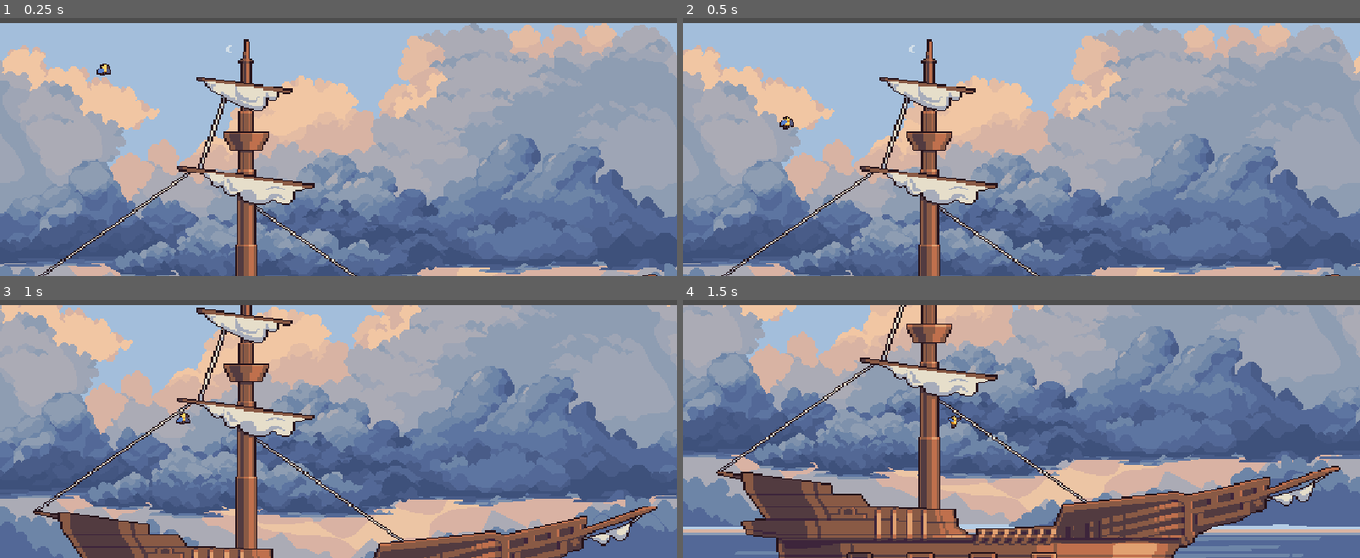
Above: before the commit, frames 1-4 (two rows, left to right).
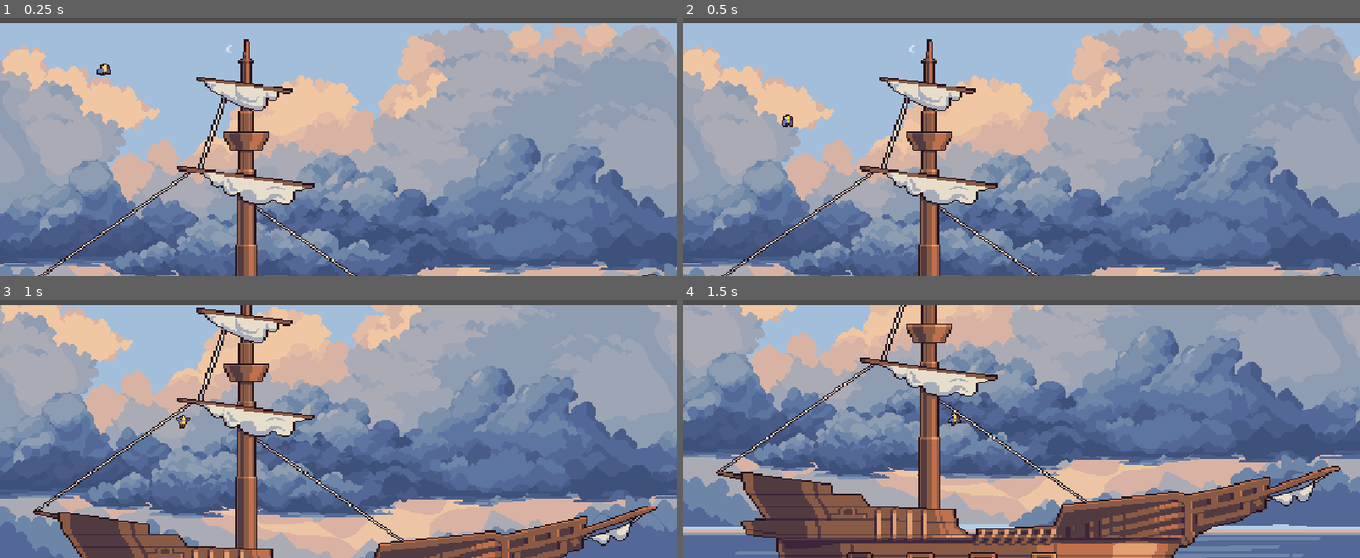
Above: after the commit, the same moments.

Repository: linkinmjs/Parrote
Game: Godot game, scene res://scenes/main.tscn
Same seed, same stepped clock (60 frames per second), same inputs: the game is played once before the commit and once after it.
Inputs:
- Up to frame 1 (0.25 s): no input
- Up to frame 2 (0.5 s): no input
- Up to frame 3 (1 s): hold D (right) from 0.53 s (still down); tap E (action) at 0.6 s; tap Space (jump) at 0.77 s
- Up to frame 4 (1.5 s): keep holding D (right); tap E (action) at 1.35 s

Frame 1 is identical in both runs. In frame 2, less than 0.1% of the frame differs, in the area x 14-17%, y 37-44%; in frame 3, less than 0.1%, in the area x 26-29%, y 43-50%; in frame 4, less than 0.1%.

Commit message:
Modify animations

Diff:
--- a/scenes/parrot.tscn
+++ b/scenes/parrot.tscn
@@ -116,9 +116,9 @@
 "duration": 1.0,
 "texture": SubResource("AtlasTexture_5huwt")
 }],
-"loop": true,
+"loop": false,
 "name": &"special",
-"speed": 5.0
+"speed": 8.0
 }]
 
 [sub_resource type="RectangleShape2D" id="RectangleShape2D_vda7l"]
@@ -132,8 +132,9 @@
 position = Vector2(0, -48)
 scale = Vector2(2, 2)
 sprite_frames = SubResource("SpriteFrames_5sgfo")
-animation = &"flying"
-frame_progress = 0.609639
+animation = &"special"
+frame = 5
+frame_progress = 1.0
 
 [node name="CollisionShape2D" type="CollisionShape2D" parent="."]
 position = Vector2(-0.5, -14)
--- /dev/null
+++ b/scenes/test_level.tscn
@@ -0,0 +1,18 @@
+[gd_scene load_steps=3 format=3 uid="uid://u6or6lus3qcs"]
+
+[ext_resource type="PackedScene" uid="uid://bt6ej2icbaj5w" path="res://scenes/parrot.tscn" id="1_2venv"]
+
+[sub_resource type="RectangleShape2D" id="RectangleShape2D_3p835"]
+size = Vector2(1260, 35)
+
+[node name="TestLEVEL" type="Node2D"]
+
+[node name="StaticBody2D" type="StaticBody2D" parent="."]
+position = Vector2(171, 333)
+
+[node name="CollisionShape2D" type="CollisionShape2D" parent="StaticBody2D"]
+position = Vector2(383, 250)
+shape = SubResource("RectangleShape2D_3p835")
+
+[node name="Parrot" parent="." instance=ExtResource("1_2venv")]
+position = Vector2(442, 371)
--- a/scripts/parrot.gd
+++ b/scripts/parrot.gd
@@ -14,6 +14,10 @@
 	if Input.is_action_just_pressed("jump"):
 		velocity.y = JUMP_VELOCITY
 
+	# Handle action
+	if Input.is_action_just_pressed("action"):
+		pass
+
 	# Get the input direction and handle the movement/deceleration.
 	var direction := Input.get_axis("left", "right")
 	if direction:
@@ -26,6 +30,14 @@
 
 
 func update_animation():
+
+	if animated_sprite_2d.animation == "special" and animated_sprite_2d.is_playing():
+		return
+
+	if is_on_floor() and Input.is_action_just_pressed("action"):
+		animated_sprite_2d.play("special")
+		return
+
 	if is_on_floor():
 		animated_sprite_2d.play("idle")
 	elif not is_on_floor():
